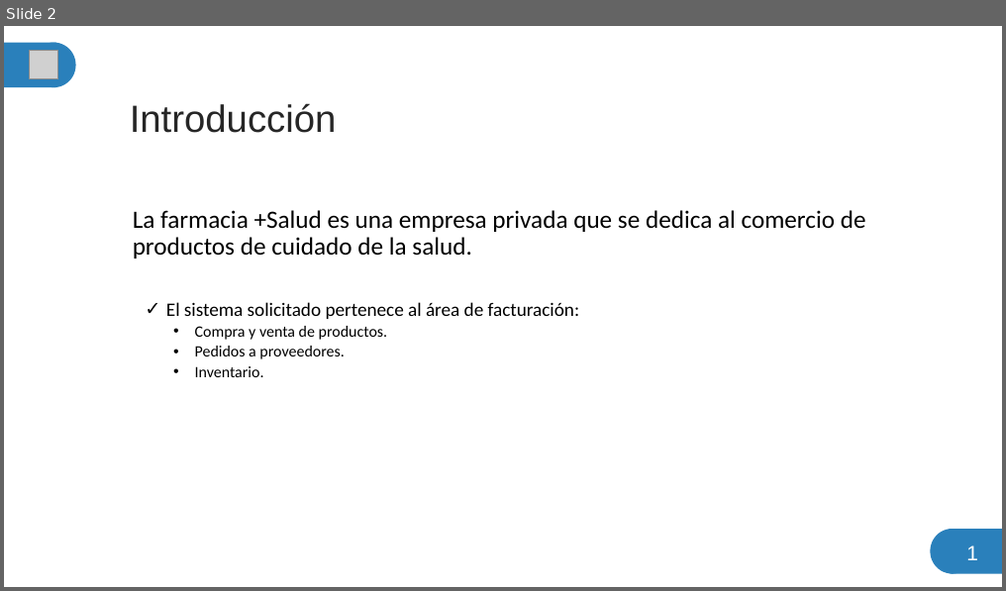
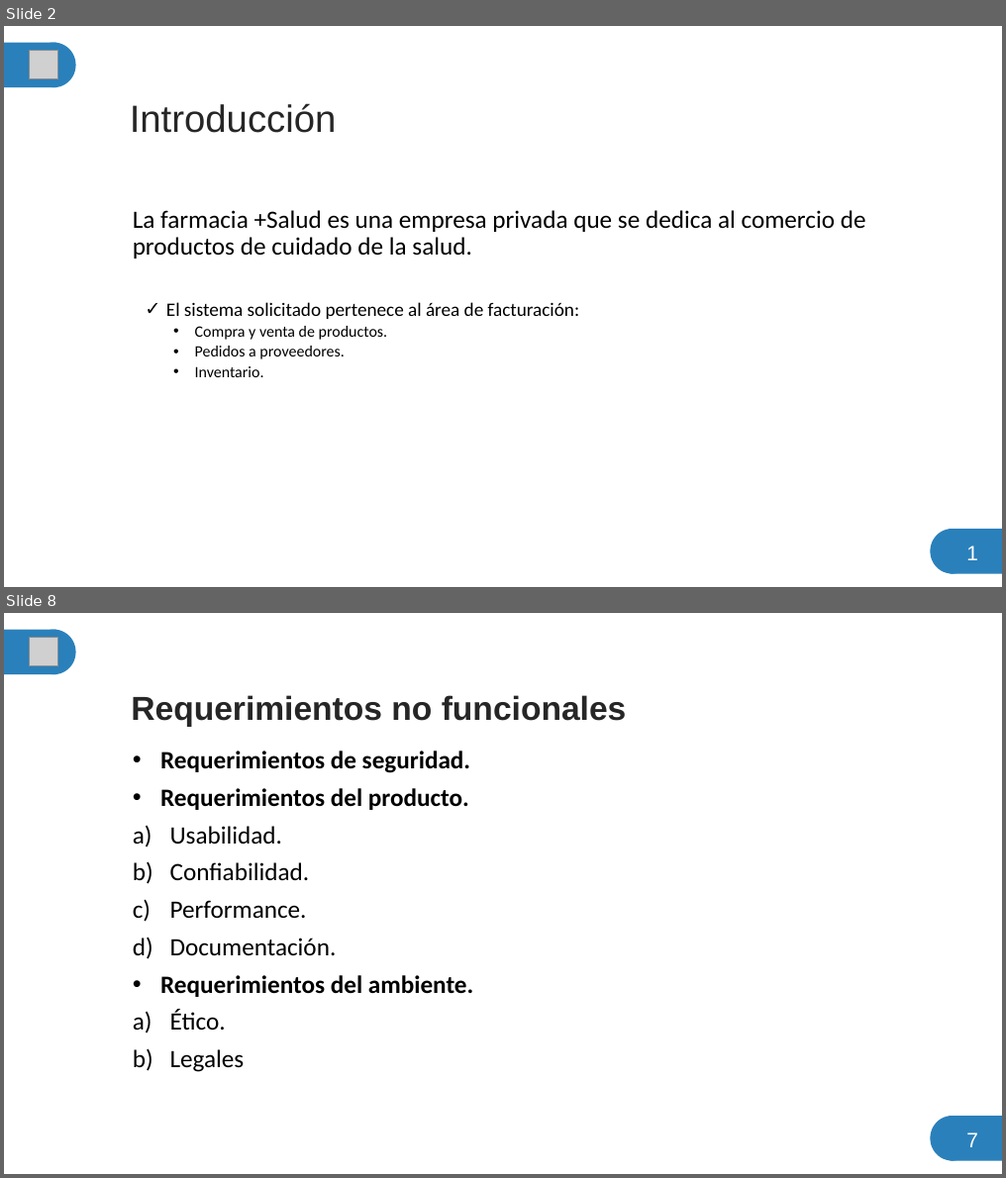
Before and after one commit to scarktt/Farmacia-Salud, a slide deck: Documentation/PresentacionProyecto.pptx. Shown one above the other, each under a label of ours: slide 2 before the commit, slides 2 and 8 after it; the slides between them are not shown. The pictures are 1006x591 and 1006x1178 pixels, drawn with LibreOffice and Linux fonts; fonts in the diff are those of the drawing; grey boxes stand for pictures. Boxes give left, top, right and bottom in pixels: in the first picture for what was removed or moved away, otherwise in the second. Text is boxed around its words. In the diff, an @@ line names an element or a change of style, - is before the commit and + after.

```diff
--- a/Documentation/PresentacionProyecto.pptx
+++ b/Documentation/PresentacionProyecto.pptx
@@ slide 8 added at (4,613,1002,1174), background #FFFFFF @@
@@ rectangle added at (4,630,56,674), fill #2A80BB @@
@@ picture added at (30,638,58,666) @@
@@ ellipse added at (32,630,76,674), fill #2A80BB @@
@@ title added at (131,695,627,727), 32 pt, text #262626, bold @@
+Requerimientos no funcionales
@@ subtitle added at (160,751,473,1072), 24 pt, text #000000, bold @@
+• Requerimientos de seguridad.
+• Requerimientos del producto.
+a) Usabilidad.
+b) Confiabilidad.
+c) Performance.
+d) Documentación.
+• Requerimientos del ambiente.
+a) Ético.
+b) Legales
@@ ellipse added at (930,1116,974,1161), fill #2A80BB @@
@@ rectangle added at (950,1116,1002,1161), fill #2A80BB @@
@@ text added at (966,1133,978,1148), 20 pt, text #FFFFFF @@
+7
```
Also in this commit, not shown: 4 slides changed, 20 other slides added, 1 slide removed, 1 other file.
